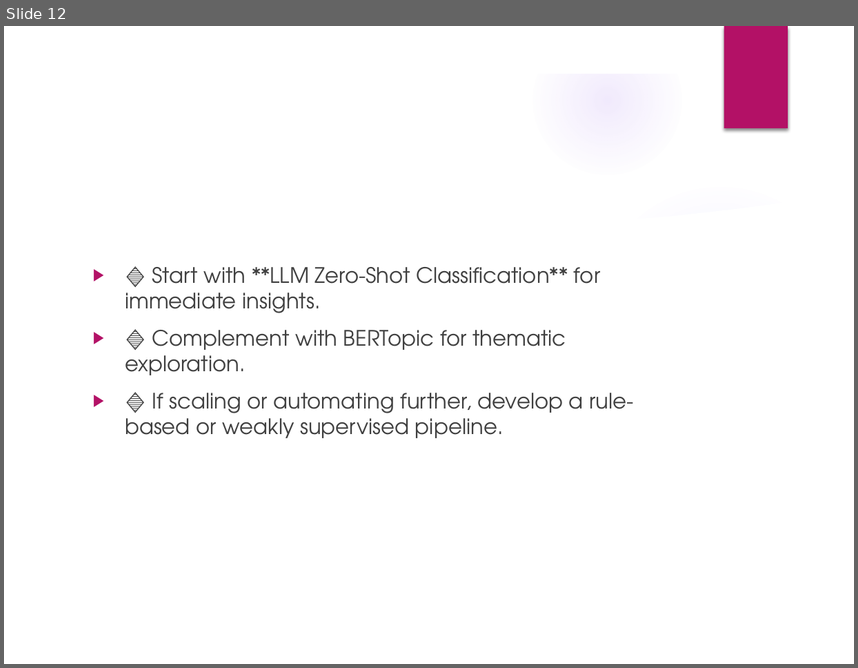
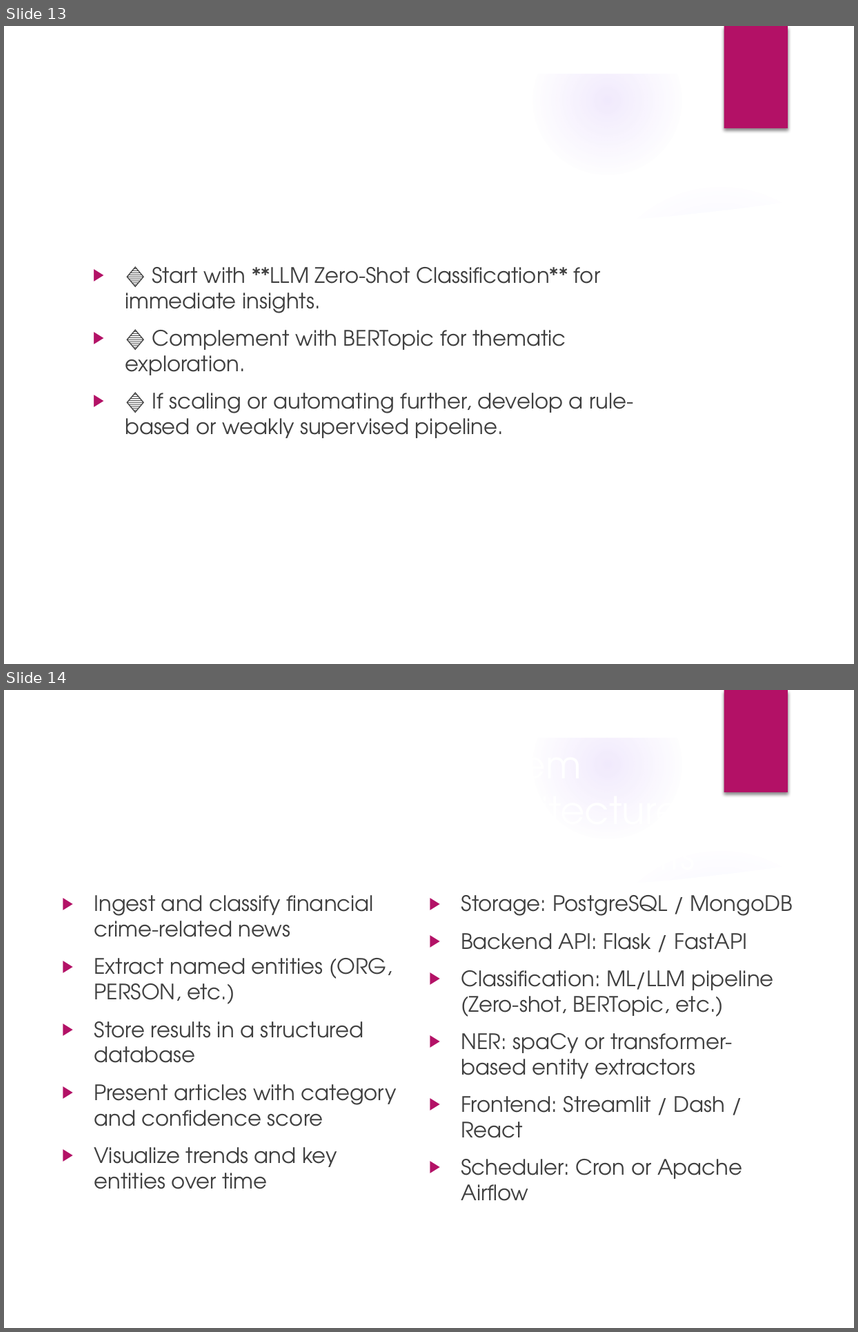
Before and after one commit to ChooseAddress2024/DBS, a slide deck: DBS_Assessment_Final.pptx. Shown one above the other, each under a label of ours: slide 12 before the commit, slides 13 and 14 after it. The pictures are 858x668 and 858x1332 pixels, drawn with LibreOffice and Linux fonts; fonts in the diff are those of the drawing; background and template pictures are left out. Boxes give left, top, right and bottom in pixels: in the first picture for what was removed or moved away, otherwise in the second. Text is boxed around its words. In the diff, an @@ line names an element or a change of style, - is before the commit and + after.

```diff
--- a/DBS_Assessment_Final.pptx
+++ b/DBS_Assessment_Final.pptx
@@ slide 14 added at [4,690,854,1328], background picture (left out); not listed: 9 template elements that a slide beside it also shows @@
@@ title added at [85,776,675,842], 32 pt, text #FFFFFF @@
+System Overview
@@ text added at [447,776,820,842], 32 pt, text #FFFFFF @@
+System Architecture Components
@@ text added at [94,895,396,1189], 18 pt, text #404040 @@
+▶ Ingest and classify financial crime-related news
+▶ Extract named entities (ORG, PERSON, etc.)
+▶ Store results in a structured database
+▶ Present articles with category and confidence score
+▶ Visualize trends and key entities over time
@@ text added at [461,895,793,1201], 18 pt, text #404040 @@
+▶ Storage: PostgreSQL / MongoDB
+▶ Backend API: Flask / FastAPI
+▶ Classification: ML/LLM pipeline (Zero-shot, BERTopic, etc.)
+▶ NER: spaCy or transformer-based entity extractors
+▶ Frontend: Streamlit / Dash / React
+▶ Scheduler: Cron or Apache Airflow
@@ what was slide 12 is now slide 13 @@
```
Also in this commit, not shown: 1 slide changed, 3 other slides added, 4 other files.
